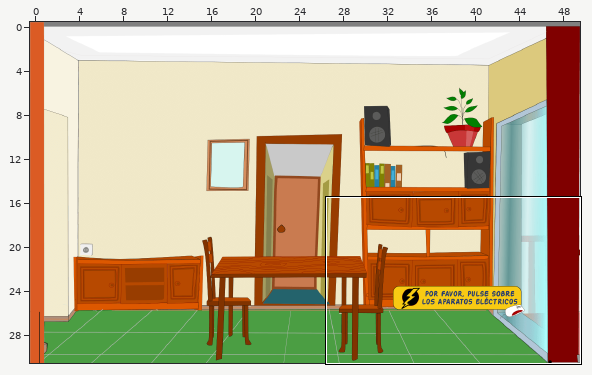
Level history. Tiled map: data/escena_02/escena_02.tmx. Above, an overview of the earlier version with the close-up marked.
Close-up. Before:
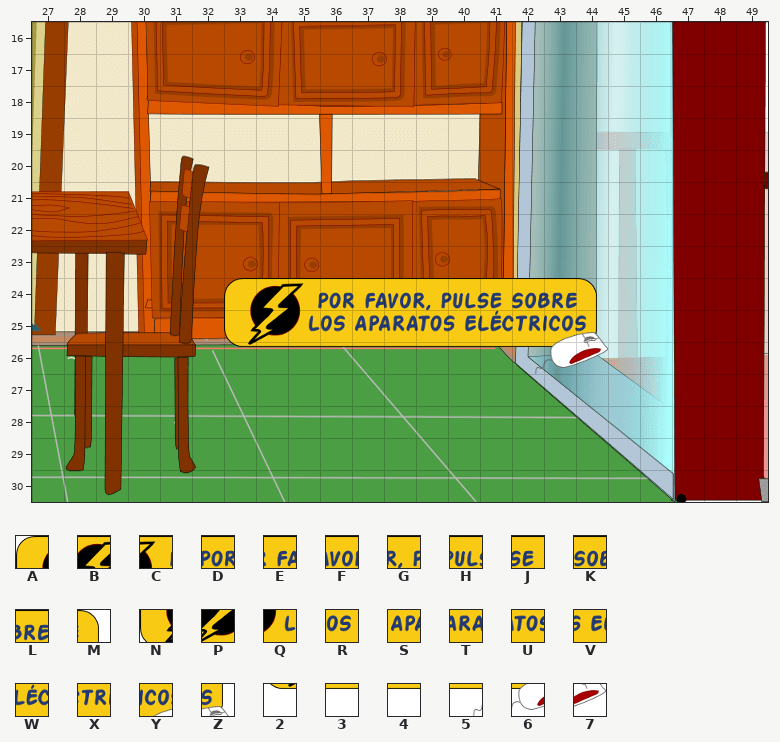
Cells are 32x32 px. Shown: x 27..49, y 16..30. Tiles whose own drawing changed are shown in their newer look in all pictures.
Key: from "mensaje": A 0, B 1, C 2, D 3, E 4, F 5, G 6, H 7, J 8, K 9, L 10, M 11, N 12, P 13, Q 14, R 15, S 16, T 17, U 18, V 19, W 20, X 21, Y 22, Z 23, 2 24, 3 25, 4 26, 5 33, 6 34, 7 35.
_ is an empty cell.
Layers that did not change in this view are not listed.
Layer "foreground" before, first column x 27:
16 _______________________
17 _______________________
18 _______________________
19 _______________________
20 _______________________
21 _______________________
22 _______________________
23 _______________________
24 ______ABCDEFGHJKLM_____
25 ______NPQRSTUVWXYZ_____
26 ______234444444567_____
27 _______________________
28 _______________________
29 _______________________
30 _______________________
After the commit:
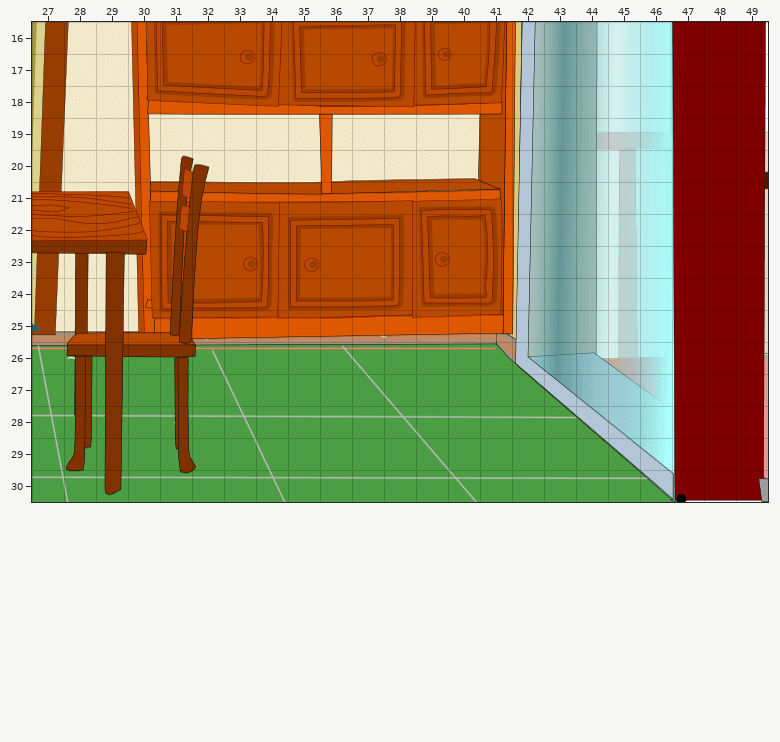
From the commit log: mejorando escenas
Diff:
Layer "foreground":
y 24: x 33..44 ABCDEFGHJKLM -> ____________
y 25: x 33..44 NPQRSTUVWXYZ -> ____________
y 26: x 33..44 234444444567 -> ____________
Changed places in both close-ups, as pixel boxes (x1, y1, x2, y2):
removed: (224, 278, 608, 374)
